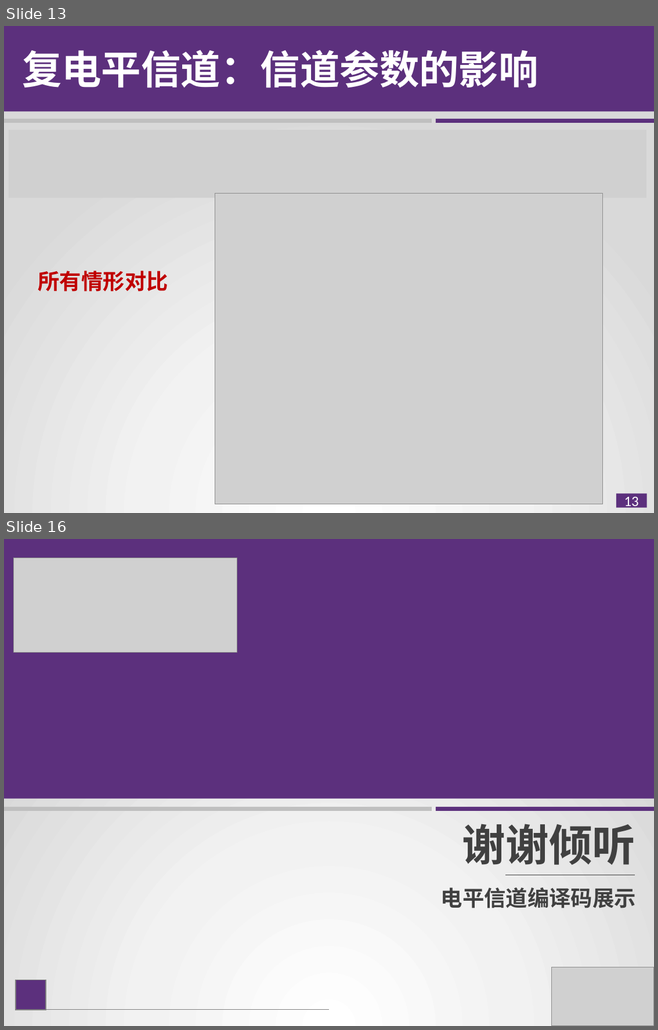
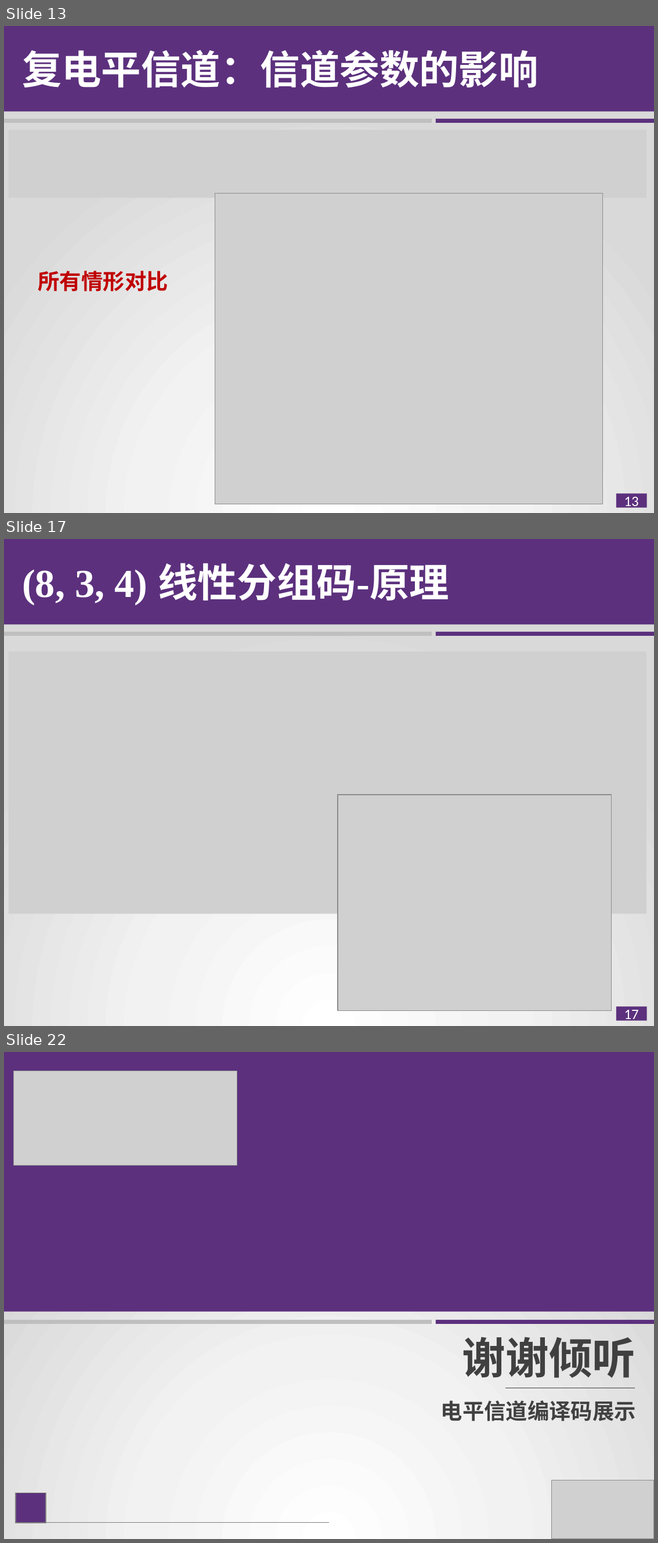
Before and after one commit to sky-lzy/Introduction-of-coding, a slide deck: pre1.pptx. Shown one above the other, each under a label of ours: slides 13 and 16 before the commit, slides 13, 17 and 22 after it; the slides between them are not shown. The pictures are 658x1030 and 658x1543 pixels, drawn with LibreOffice and Linux fonts; fonts in the diff are those of the drawing; grey boxes stand for pictures. Boxes give left, top, right and bottom in pixels: in the first picture for what was removed or moved away, otherwise in the second. Text is boxed around its words. In the diff, an @@ line names an element or a change of style, - is before the commit and + after.

```diff
--- a/pre1.pptx
+++ b/pre1.pptx
@@ slide 17 added at (4,539,654,1026), background gradient #FFFFFF to #F2F2F2 to #D9D9D9; not listed: 1 template element that a slide beside it also shows @@
@@ rectangle added at (4,539,654,625), fill #5C307D @@
@@ text added at (22,563,449,605), 44 pt, text #FFFFFF, bold @@
+(8, 3, 4) 线性分组码-原理
@@ rectangle added at (4,632,431,636), fill #BFBFBF @@
@@ rectangle added at (436,632,654,636), fill #5C307D @@
@@ picture added at (9,652,646,914) @@
@@ picture added at (338,795,611,1011) @@
@@ what was slide 16 is now slide 22 @@
```
Also in this commit, not shown: 5 other slides added.
